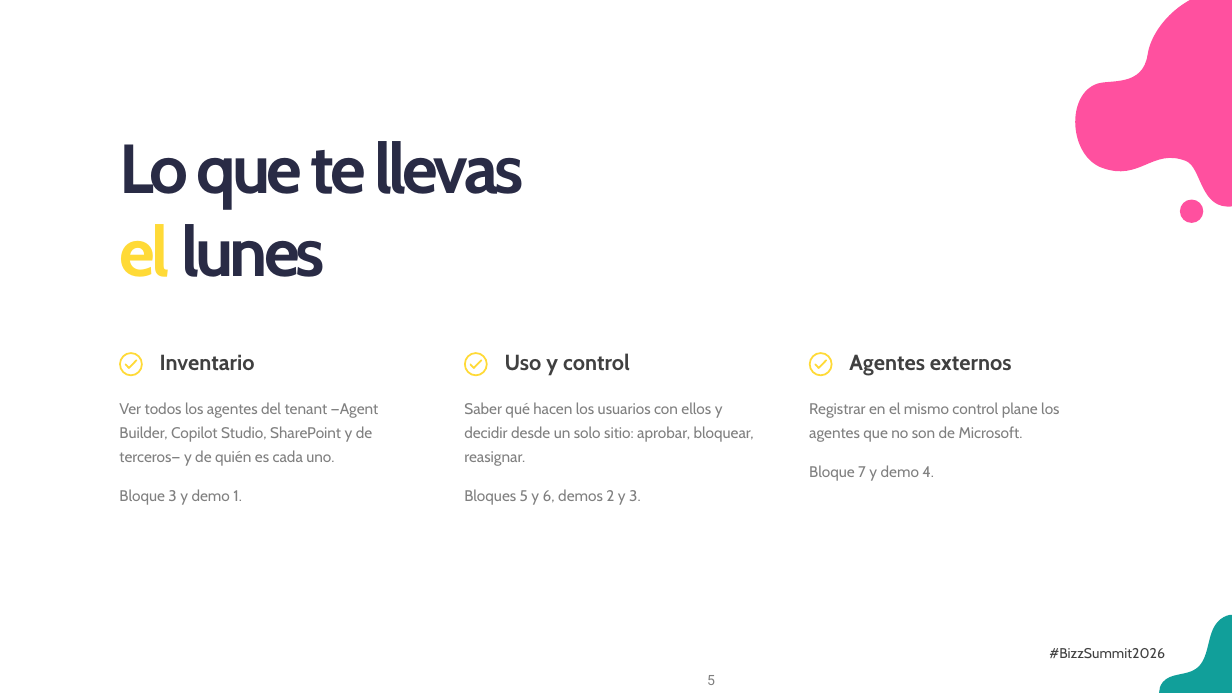
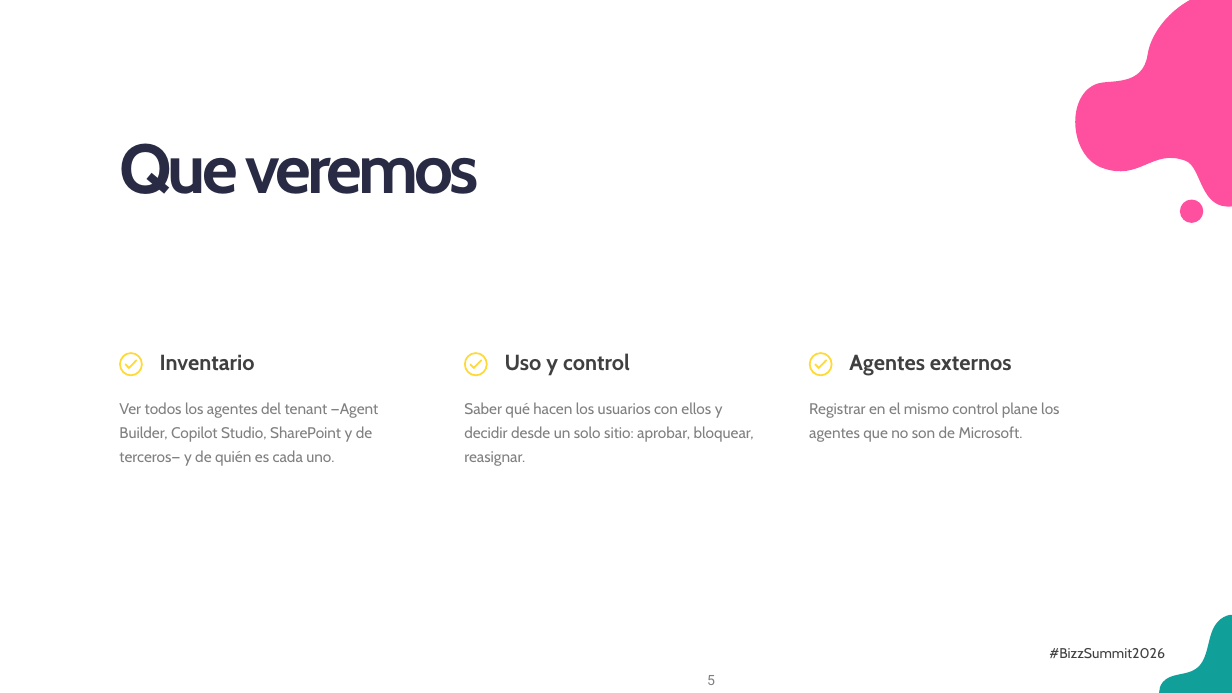
Before and after one commit to antoniosql/materiales-sesiones, a slide deck: slide 5 of BizzSummit/2026/01_trabajo/BizzSummit2026_De_la_jungla_al_control_plane.pptx. Drawn at 1232x693 pixels with LibreOffice and Linux fonts; fonts in the diff are those of the drawing; background and template pictures are left out. Boxes give left, top, right and bottom in pixels: in the first picture for what was removed or moved away, otherwise in the second. Text is boxed around its words. In the diff, an @@ line names an element or a change of style, - is before the commit and + after.

```diff
--- a/BizzSummit/2026/01_trabajo/BizzSummit2026_De_la_jungla_al_control_plane.pptx
+++ b/BizzSummit/2026/01_trabajo/BizzSummit2026_De_la_jungla_al_control_plane.pptx
@@ text at (119,143,479,194): text changed @@
-Lo que te llevas
-el lunes
+Que veremos
@@ text at (809,465,933,481): paragraph removed @@
-Bloque 7 y demo 4.
@@ text at (119,489,242,505): paragraph removed @@
-Bloque 3 y demo 1.
@@ text at (464,489,641,505): paragraph removed @@
-Bloques 5 y 6, demos 2 y 3.
```
Also in this commit, not shown: 7 other slides changed.
